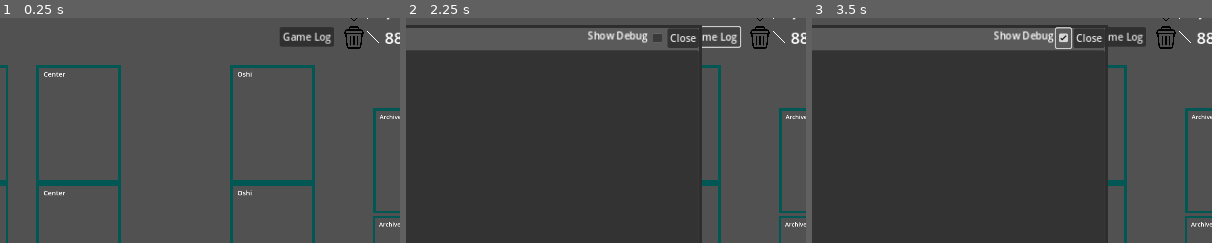
Above: before the commit, frames 1-3 (left to right).
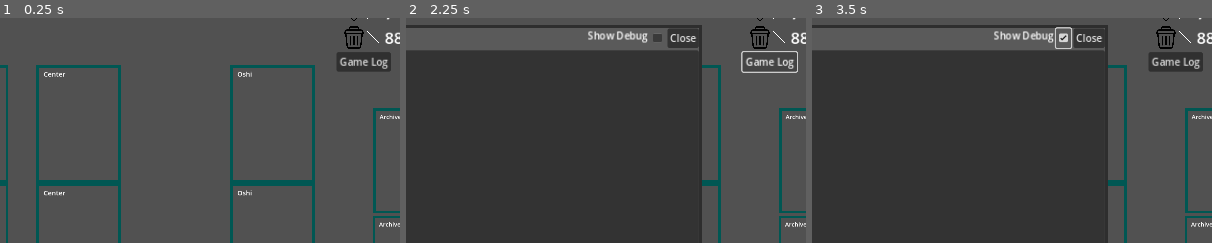
Above: after the commit, the same moments.

Repository: daniel-k-taylor/holocardclient
Game: Godot game, scene res://scenes/game/game.tscn
Two runs of this game, one before a commit and one after it. Both use one fixed random seed, a clock stepped at 60 frames per second and the inputs below. This scene is started directly instead of the project's main scene.
Inputs (mouse positions are % of the whole screen's width and height, from its top left):
- Up to frame 1 (0.25 s): no input
- Up to frame 2 (2.25 s): click "Game Log" at 0.5 s; click (92, 66) at 1.27 s; click "Game Log" at 2 s
- Up to frame 3 (3.5 s): click (72, 15) at 2.75 s
The pictures show only the part of the screen within x 41-91%, y 10-60%; the shares and areas given below are measured in that part.

The runs differ from the first frame. In frame 1, 2.0% of the frame differs, in the area x 70-98%, y 4-24%; in frame 2, 0.8%; in frame 3, 1.7%.

Commit message:
progress on anims

Diff:
--- a/scenes/game/card_base.gd
+++ b/scenes/game/card_base.gd
@@ -40,6 +40,15 @@
 var _selectable = false
 var _resting = false
 
+const RotationTime = 0.5
+var target_rotation = 0.0
+var rotation_start_time = RotationTime
+
+const PositionTime = 0.8
+var target_position = Vector2.ZERO
+var position_start_time = PositionTime
+var _destroy_on_move_completion = false
+
 func _ready():
 	info_highlight.visible = false
 	selected_highlight.visible = false
@@ -49,6 +58,47 @@
 	if scale.x == 1.0:
 		scale = Vector2(DefaultCardScale, DefaultCardScale)
 
+func _process(delta: float) -> void:
+	if is_big_card:
+		return
+
+	if rotation_degrees != target_rotation:
+		rotation_start_time += delta
+		rotation_degrees = lerp(rotation_degrees, target_rotation, rotation_start_time / RotationTime)
+		if abs(rotation_degrees - target_rotation) < 1:
+			rotation_degrees = target_rotation
+
+	if position != target_position:
+		position_start_time += delta
+		position = lerp(position, target_position, position_start_time / PositionTime)
+		if position.distance_to(target_position) < 1:
+			position = target_position
+			if _destroy_on_move_completion:
+				queue_free()
+
+func _begin_rotation(target, immediate : bool):
+	if immediate:
+		target_rotation = target * 1.0
+		rotation_degrees = target * 1.0
+	else:
+		target_rotation = target * 1.0
+		rotation_start_time = 0
+
+func reset_rotation():
+	if _resting:
+		_begin_rotation(90, false)
+	else:
+		_begin_rotation(0, false)
+
+func begin_move_to(target, immediate : bool, destroy_on_completion : bool = false):
+	_destroy_on_move_completion = destroy_on_completion
+	if immediate:
+		target_position = target
+		position = target
+	else:
+		target_position = target
+		position_start_time = 0
+
 func create_card(definition, definition_id, card_id, card_type):
 	_definition = definition
 	_definition_id = definition_id
@@ -82,12 +132,6 @@
 
 func get_texture():
 	return card_image.texture
-
-func on_add_to_zone():
-	if _resting:
-		rotation_degrees = 90
-	else:
-		rotation_degrees = 0
 
 func copy_stats(card : CardBase):
 	damage = card.damage
@@ -183,11 +227,13 @@
 	dead = is_dead
 	_update_stats()
 
-func set_resting(is_resting):
-	_resting = is_resting
-	rotation_degrees = 0
-	if _resting:
-		rotation_degrees = 90
+func set_resting(is_resting, immediate : bool = false):
+	if _resting != is_resting:
+		_resting = is_resting
+		if _resting:
+			_begin_rotation(90, immediate)
+		else:
+			_begin_rotation(0, immediate)
 
 func attach_card(card_id):
 	_attached_cards.append(card_id)
--- a/scenes/game/card_popout.gd
+++ b/scenes/game/card_popout.gd
@@ -76,6 +76,8 @@
 				card.set_selectable(false)
 
 	init_panel(instructions, popout_choice_info)
+	for element in popout_elements:
+		element.position_card()
 
 func _reorder_card_element(element, direction):
 	# Get the index of the element in the grid.
--- a/scenes/game/card_zone.gd
+++ b/scenes/game/card_zone.gd
@@ -74,7 +74,6 @@
 	layout_style = style
 
 func add_card(card : CardBase, at_index : int = -1):
-	card.on_add_to_zone()
 	match layout_style:
 		LayoutStyle.Hand:
 			card.scale = Vector2(CardBase.DefaultCardScale, CardBase.DefaultCardScale)
@@ -102,17 +101,17 @@
 		for i in range(len(cards)):
 			var card = cards[i]
 			var center = zone_locations[i].global_position + card_offset
-			card.position = center
+			card.begin_move_to(center, false)
 	elif layout_style == LayoutStyle.Archive:
 		var center = loc1.global_position + card_offset
 		for card in cards:
-			card.position = center
+			card.begin_move_to(center, false)
 	else:
 		var center = loc1.global_position + card_offset
 		if cards:
 			assert(len(cards) == 1)
 			for card in cards:
-				card.position = center
+				card.begin_move_to(center, false)
 
 func get_cards_in_zone():
 	return cards
@@ -122,6 +121,8 @@
 		var card = cards[i]
 		if card._card_id == card_id:
 			cards.erase(card)
+			if layout_style == LayoutStyle.Hand:
+				card.reset_rotation()
 			layout_zone()
 			if len(cards) == 0 and layout_style == LayoutStyle.Floating:
 				set_transparent(true)
@@ -142,7 +143,7 @@
 			var angle = deg_to_rad(90)
 			var ovalAngleVector = Vector2(HorizontalRadius * cos(angle), -VerticalRadius * sin(angle))
 			var dst_pos = CenterCardOval + ovalAngleVector
-			card.position = dst_pos
+			card.begin_move_to(dst_pos, false)
 		else:
 			var min_angle = deg_to_rad(60)
 			var max_angle = deg_to_rad(120)
@@ -165,8 +166,8 @@
 				var ovalAngleVector = Vector2(HorizontalRadius * cos(angle), -VerticalRadius * sin(angle))
 				var dst_pos = CenterCardOval + ovalAngleVector # - size/2
 				var dst_rot = (90 - rad_to_deg(angle)) / 4
-				card.position = dst_pos
-				card.rotation_degrees = dst_rot
+				card.begin_move_to(dst_pos, false)
+				card._begin_rotation(dst_rot, false)
 
 func _on_zone_button_pressed() -> void:
 	zone_pressed.emit()
--- a/scenes/game/game.gd
+++ b/scenes/game/game.gd
@@ -26,6 +26,7 @@
 @onready var opponent_collab : CardZone = $OpponentCollab
 @onready var opponent_backstage : CardZone = $OpponentBackstage
 @onready var opponent_oshi : CardZone = $OpponentOshi
+@onready var opponent_deck_spawn = $OpponentDeckSpawn
 
 @onready var floating_zone : CardZone = $FloatingCardZone
 
@@ -35,6 +36,7 @@
 @onready var me_backstage : CardZone = $MeBackstage
 @onready var me_oshi : CardZone = $MeOshi
 @onready var me_hand : CardZone = $MeHand
+@onready var me_deck_spawn = $MeDeckSpawn
 
 @onready var card_popout : CardPopout = $CardPopout
 @onready var archive_card_popout : CardPopout = $ArchiveCardPopout
@@ -69,13 +71,14 @@
 	var _hand_zone : CardZone
 	var _oshi_zone : CardZone
 	var _floating_zone : CardZone
+	var _deck_spawn_zone
 
 	var stage_zones = []
 
 	func _init(game, player_id:String, is_local_player : bool,
 		archive_zone, backstage_zone, collab_zone,
 		center_zone, oshi_zone, hand_zone,
-		floating_zone
+		floating_zone, deck_spawn_zone
 	):
 		_game = game
 		_player_id = player_id
@@ -88,6 +91,7 @@
 		_backstage_zone = backstage_zone
 		_oshi_zone = oshi_zone
 		_floating_zone = floating_zone
+		_deck_spawn_zone = deck_spawn_zone
 
 		stage_zones = [center_zone, collab_zone, backstage_zone]
 
@@ -106,6 +110,9 @@
 			for card in cards:
 				_hand_zone.add_card(card)
 			_game._put_cards_on_top(_hand_zone.cards)
+
+	func get_card_spawn_location() -> Vector2:
+		return _deck_spawn_zone.global_position
 
 	func get_archive_count() -> int:
 		return len(_archive_zone.get_cards_in_zone())
@@ -127,8 +134,8 @@
 			_hand_zone.add_card(card)
 			_game._put_cards_on_top(_hand_zone.cards)
 		else:
-			# TODO: Animation then
-			_game.destroy_card(card)
+			if card:
+				card.begin_move_to(get_card_spawn_location(), false, true)
 
 	func remove_from_hand(card_id : String):
 		hand_count -= 1
@@ -146,8 +153,7 @@
 	func add_card_to_deck(card : CardBase):
 		deck_count += 1
 		if card:
-			# TODO: Animation to something then destroy card.
-			_game.destroy_card(card)
+			card.begin_move_to(get_card_spawn_location(), false, true)
 
 	func remove_card_from_deck(_card_id : String):
 		deck_count -= 1
@@ -155,8 +161,7 @@
 	func add_card_to_cheer_deck(card : CardBase):
 		cheer_count += 1
 		if card:
-			#TODO: Animation
-			_game.destroy(card)
+			card.begin_move_to(get_card_spawn_location(), false, true)
 
 	func remove_card_from_cheer_deck(_card_id : String):
 		cheer_count -= 1
@@ -209,6 +214,7 @@
 		var bloom_card = _game.find_card_on_board(bloom_card_id)
 		if not bloom_card:
 			bloom_card = _game.create_card(bloom_card_id)
+			bloom_card.begin_move_to(get_card_spawn_location(), true)
 
 		# Figure out where the target card is and replace it.
 		replace_card_on_stage(target_card_id, bloom_card)
@@ -220,7 +226,7 @@
 			# Copy the damage/resting states from the target card.
 			# TODO: Attach the target card to the bloom card for viewing? Maybe a little flower icon that shows a popout?
 			bloom_card.add_damage(target_card.damage, false)
-			bloom_card.set_resting(target_card._resting)
+			bloom_card.set_resting(target_card._resting, true)
 			bloom_card.attach_card(target_card._card_id)
 			for attached_card_id in target_card.remove_all_attached_cards():
 				bloom_card.attach_card(attached_card_id)
@@ -239,6 +245,7 @@
 	func set_oshi(oshi_id : String):
 		var oshi_card_id = _player_id + "_oshi"
 		var card = _game.create_card(oshi_card_id, oshi_id)
+		card.begin_move_to(get_card_spawn_location(), true)
 		_oshi_zone.add_card(card)
 
 	func set_starting_life(starting_life_count):
@@ -293,7 +300,7 @@
 		else:
 			_update_stats_ui()
 			_process_next_event()
-			if not is_playing_animation() and ui_phase == UIPhase.UIPhase_WaitingOnServer:
+			if not is_playing_animation() and ui_phase == UIPhase.UIPhase_WaitingOnServer and not game_over:
 				thinking_spinner.visible = true
 			else:
 				thinking_spinner.visible = false
@@ -467,12 +474,12 @@
 	me = PlayerState.new(self, my_id, true,
 		me_archive, me_backstage, me_collab,
 		me_center, me_oshi, me_hand,
-		floating_zone
+		floating_zone, me_deck_spawn
 	)
 	opponent = PlayerState.new(self, opponent_id, false,
 		opponent_archive, opponent_backstage, opponent_collab,
 		opponent_center, opponent_oshi, null,
-		floating_zone
+		floating_zone, opponent_deck_spawn
 	)
 
 func create_card(card_id : String, definition_id_for_oshi : String = "", skip_add_to_all : bool = false) -> CardBase:
@@ -1285,7 +1292,9 @@
 	var created_cards = []
 	if active_player.is_zone_visible("hand"):
 		for card_id in drawn_card_ids:
-			created_cards.append(create_card(card_id))
+			var new_card = create_card(card_id)
+			created_cards.append(new_card)
+			new_card.begin_move_to(active_player.get_card_spawn_location(), true)
 	game_log.add_to_log(GameLog.GameLogLine.Detail, "%s draws %s cards%s" % [
 		active_player.get_name(),
 		len(drawn_card_ids),
@@ -1569,6 +1578,7 @@
 		var card = find_card_on_board(card_id)
 		if not card and visible_to_zone:
 			card = create_card(card_id)
+			card.begin_move_to(player.get_card_spawn_location(), true)
 
 		match to:
 			"archive":
@@ -1732,7 +1742,6 @@
 			card.set_resting(false)
 		else:
 			assert(false, "Missing card")
-	_play_popup_message("Reset Step - Activation")
 
 func _on_reset_step_choose_new_center_event(event_data):
 	var active_player = get_player(event_data["active_player"])
@@ -1773,8 +1782,6 @@
 		else:
 			assert(false, "Missing card")
 
-	_play_popup_message("Reset Step - Collabs Rest")
-
 func _on_roll_die_event(event_data):
 	var active_player = get_player(event_data["effect_player_id"])
 	var die_result = event_data["die_result"]
@@ -1833,8 +1840,8 @@
 	var _next_player_id = get_player(event_data["next_player_id"])
 	game_log.add_to_log(GameLog.GameLogLine.Detail, "%s [PHASE]**Turn End**[/PHASE]" % ending_player.get_name())
 	# TODO: Animation - show turn phase change
-	_play_popup_message("Turn End")
-	pass
+	if not ending_player.is_me():
+		_play_popup_message("Turn End")
 
 func _on_force_die_result_event(event_data):
 	var active_player = get_player(event_data["effect_player_id"])
--- a/scenes/game/game.tscn
+++ b/scenes/game/game.tscn
@@ -29,10 +29,10 @@
 text = "Exit Game"
 
 [node name="LogButton" type="Button" parent="."]
-offset_left = 969.0
-offset_top = 90.0
-offset_right = 1056.0
-offset_bottom = 121.0
+offset_left = 1060.0
+offset_top = 130.0
+offset_right = 1147.0
+offset_bottom = 161.0
 text = "Game Log"
 
 [node name="OpponentStatsGroup" parent="." instance=ExtResource("2_yswsg")]
@@ -235,7 +235,19 @@
 is_big_card = true
 
 [node name="PopupLocation" type="Node2D" parent="."]
-position = Vector2(798, 216)
+position = Vector2(640, 118)
+
+[node name="MeDeckSpawn" type="MarginContainer" parent="."]
+offset_left = 1171.0
+offset_top = 601.0
+offset_right = 1211.0
+offset_bottom = 641.0
+
+[node name="OpponentDeckSpawn" type="MarginContainer" parent="."]
+offset_left = 1177.0
+offset_top = 12.0
+offset_right = 1217.0
+offset_bottom = 52.0
 
 [connection signal="pressed" from="ExitGameButton" to="." method="_on_exit_game_button_pressed"]
 [connection signal="pressed" from="LogButton" to="." method="_on_log_button_pressed"]
--- a/scenes/game/popout_element.gd
+++ b/scenes/game/popout_element.gd
@@ -21,8 +21,12 @@
 
 func add_card(card : CardBase):
 	placeholder.add_child(card)
+
+func position_card():
+	var card = placeholder.get_child(0)
 	card.scale = Vector2(CardBase.ReferenceCardScale, CardBase.ReferenceCardScale)
-	card.position = CardBase.ReferenceCardScale * (CardBase.DefaultCardSize / 2)
+	var desired_pos = CardBase.ReferenceCardScale * (CardBase.DefaultCardSize / 2)
+	card.begin_move_to(desired_pos, true)
 
 func get_card_id():
 	return placeholder.get_child(0)._card_id
Not shown, changed: work.todo
